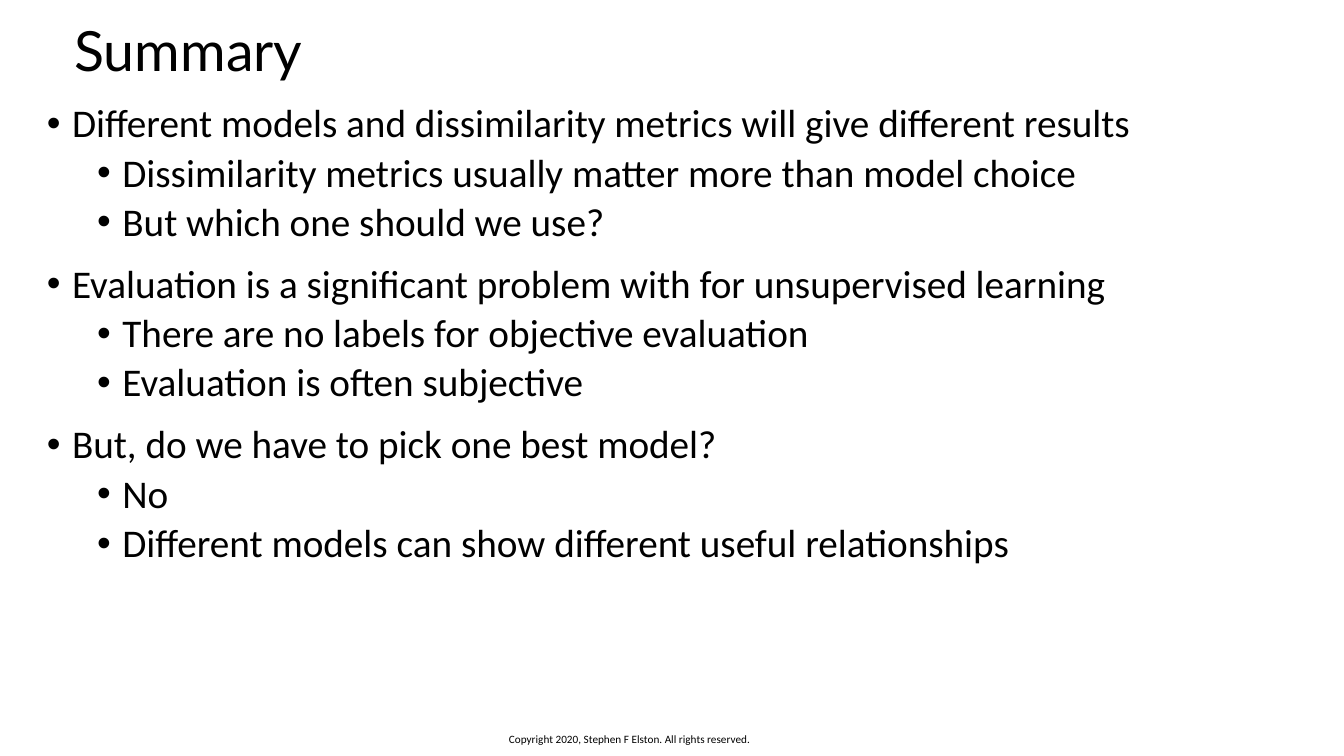
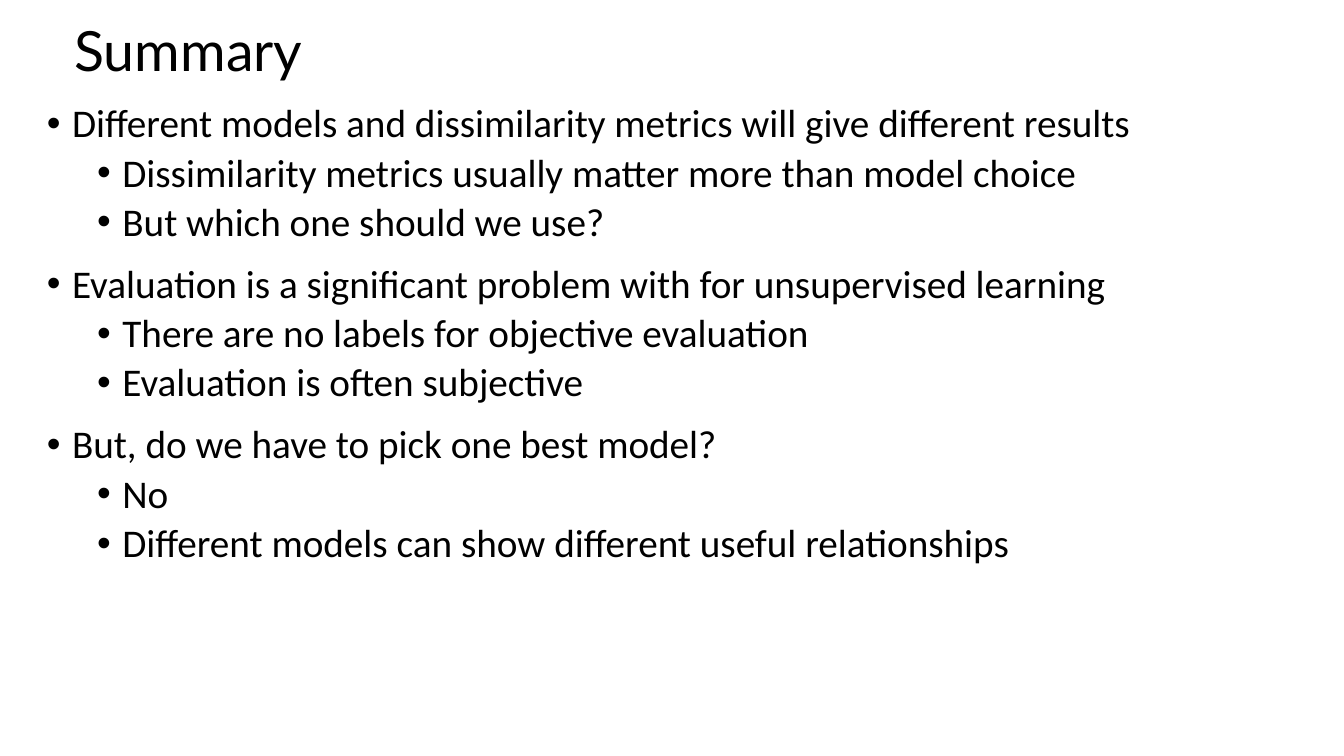
Before and after one commit to StephenElston/CSCI-E-83, a slide deck: slide 75 of Lesson12/IntroductionToClustering.pptx (slide 69 before the commit). Drawn at 1344x756 pixels with LibreOffice and Linux fonts; fonts in the diff are those of the drawing. Boxes give left, top, right and bottom in pixels: in the first picture for what was removed or moved away, otherwise in the second. Text is boxed around its words. In the diff, an @@ line names an element or a change of style, - is before the commit and + after.

```diff
--- a/Lesson12/IntroductionToClustering.pptx
+++ b/Lesson12/IntroductionToClustering.pptx
@@ text removed at (509,735,750,745) @@
-Copyright 2020, Stephen F Elston. All rights reserved.
```
Also in this commit, not shown: 67 other slides changed, 6 slides added.
